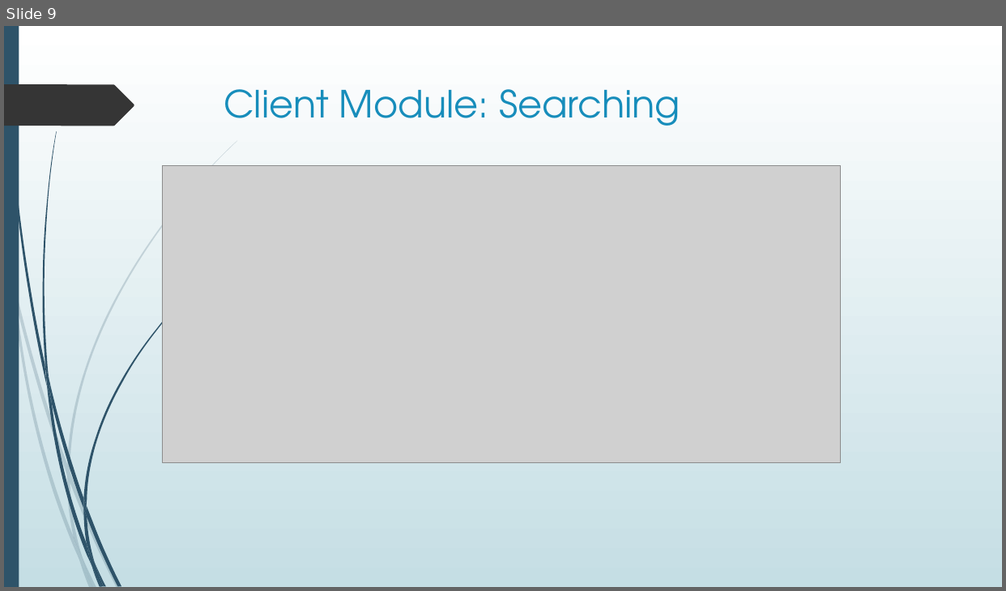
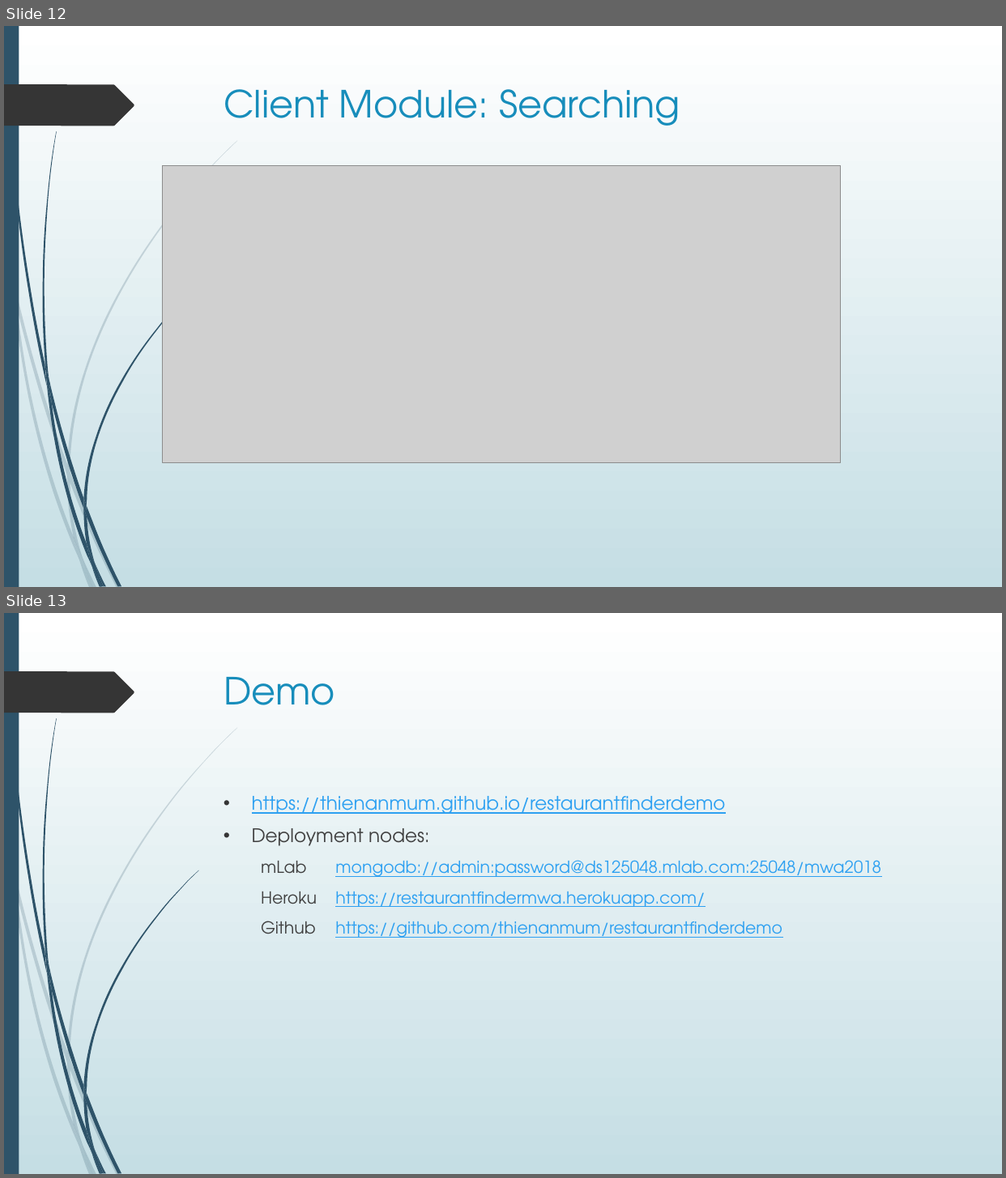
Before and after one commit to thienanmum/restaurantfinder, a slide deck: docs/RestaurantFinder.pptx. Shown one above the other, each under a label of ours: slide 9 before the commit, slides 12 and 13 after it. The pictures are 1006x591 and 1006x1178 pixels, drawn with LibreOffice and Linux fonts; fonts in the diff are those of the drawing; grey boxes stand for pictures. Boxes give left, top, right and bottom in pixels: in the first picture for what was removed or moved away, otherwise in the second. Text is boxed around its words. In the diff, an @@ line names an element or a change of style, - is before the commit and + after.

```diff
--- a/docs/RestaurantFinder.pptx
+++ b/docs/RestaurantFinder.pptx
@@ slide 13 added at (4,613,1002,1174), background gradient #FFFFFF to #C5DEE5; not listed: 24 template elements that a slide beside it also shows @@
@@ title added at (224,677,335,705), 36 pt, text #178DBB @@
+Demo
@@ text added at (252,796,881,938), 16 pt, text #2DA0F1, underline @@
+• https://thienanmum.github.io/restaurantfinderdemo
+• Deployment nodes:
+  mLab mongodb://admin:password@ds125048.mlab.com:25048/mwa2018
+  Heroku https://restaurantfindermwa.herokuapp.com/
+  Github https://github.com/thienanmum/restaurantfinderdemo
@@ what was slide 9 is now slide 12 @@
```
Also in this commit, not shown: 2 slides changed, 3 other slides added, 2 slides removed.
